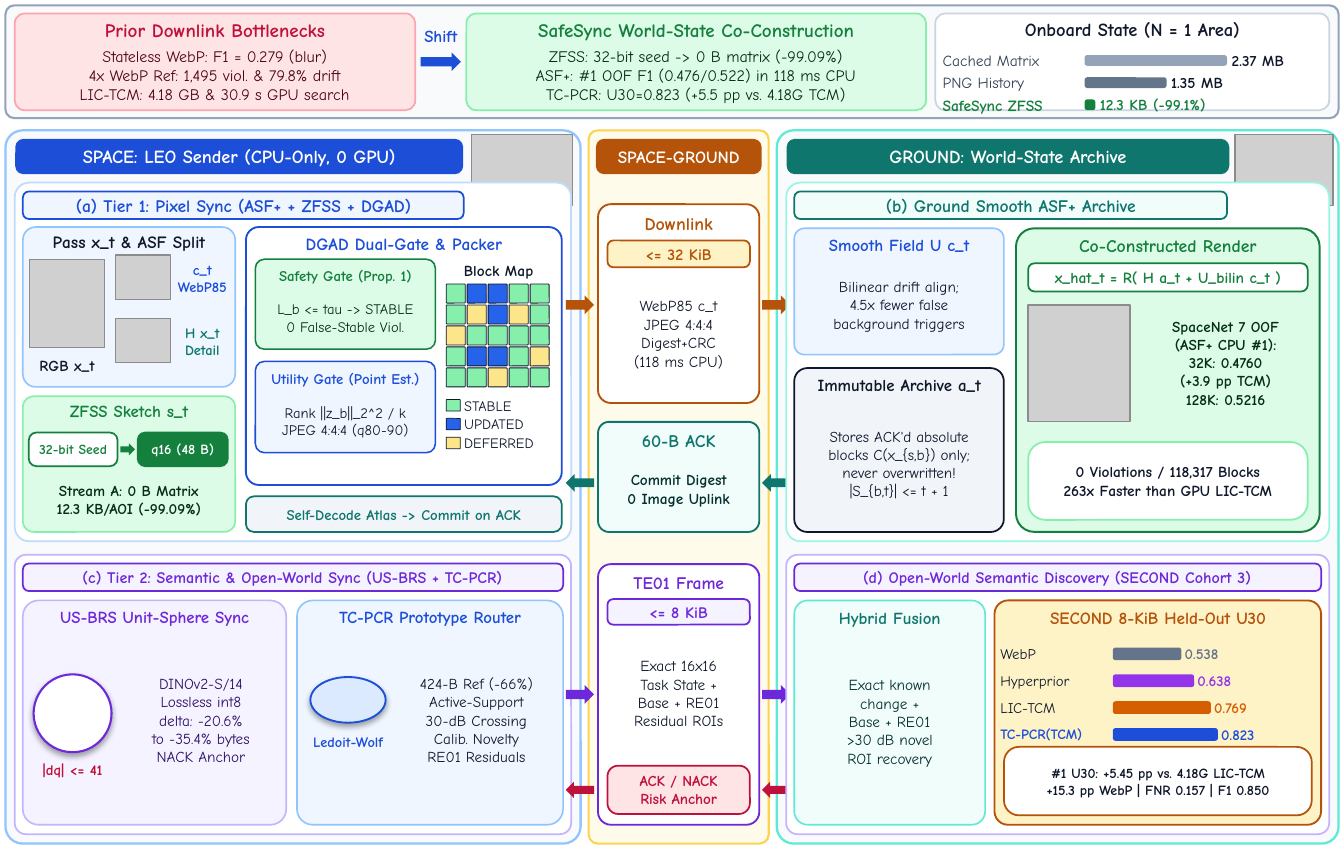
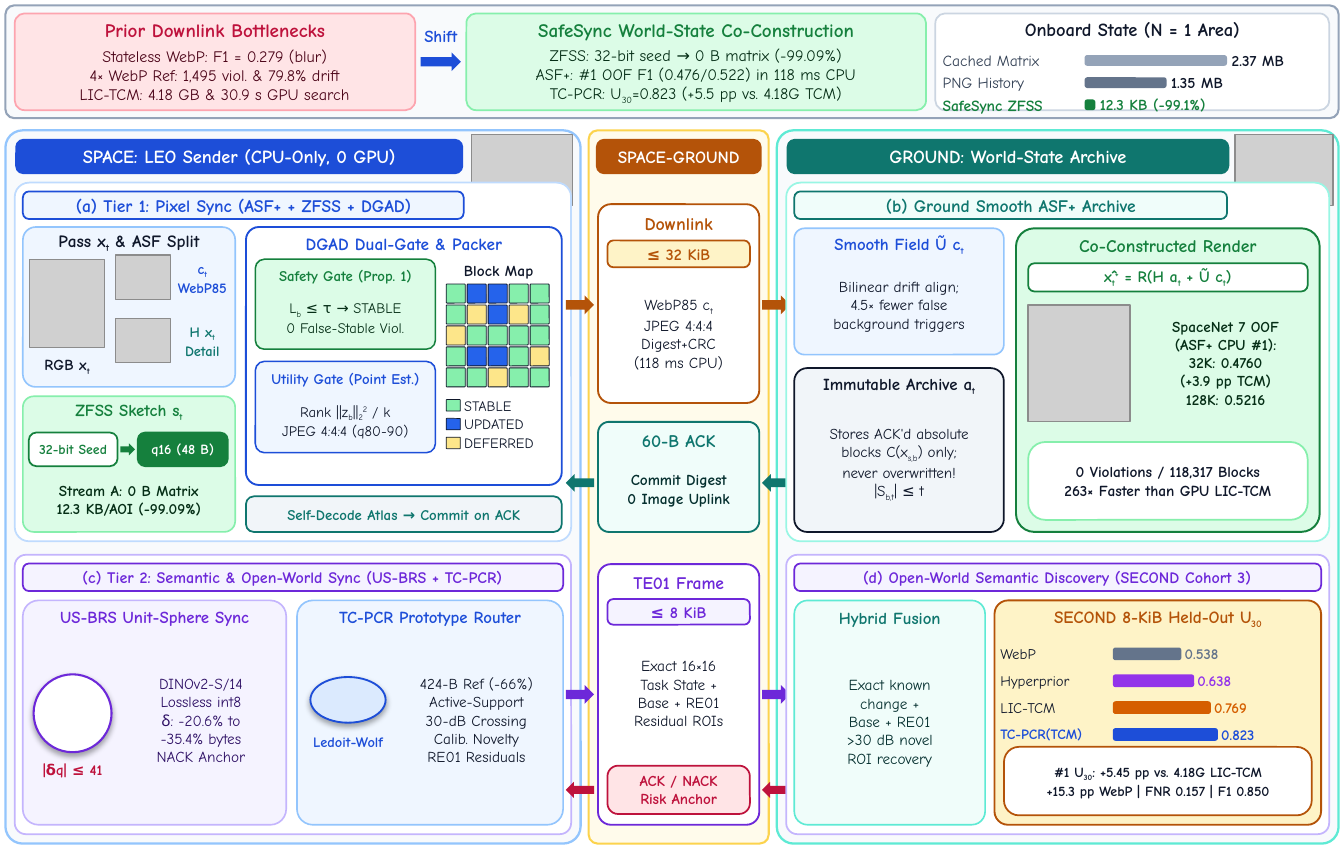
Before and after one commit to WYH302/SafeSync, a slide deck: slide 1 of assets/layered_state.pptx. Drawn at 1344x849 pixels with LibreOffice and Linux fonts; fonts in the diff are those of the drawing; grey boxes stand for pictures. Boxes give left, top, right and bottom in pixels: in the first picture for what was removed or moved away, otherwise in the second. Text is boxed around its words. In the diff, an @@ line names an element or a change of style, - is before the commit and + after.

Commit message:
Upgrade Fig. 1 math typography & PPTX subscripts and Fig. 3 6-way SOTA visual comparison

```diff
--- a/assets/layered_state.pptx
+++ b/assets/layered_state.pptx
@@ text at (550,48,842,63): text changed @@
-ZFSS: 32-bit seed -> 0 B matrix (-99.09%)
+ZFSS: 32-bit seed → 0 B matrix (-99.09%)
@@ text at (90,70,340,83): text changed @@
-4x WebP Ref: 1,495 viol. & 79.8% drift
+4× WebP Ref: 1,495 viol. & 79.8% drift
@@ text at (550,86,841,102): now subscript in "U30=0.823" @@
@@ text at (58,235,199,250): text changed @@
-Pass x_t & ASF Split
+Pass xt & ASF Split
@@ text at (834,238,937,250): text changed @@
-Smooth Field U c_t
+Smooth Field Ũ ct
@@ text at (193,265,212,276): text changed @@
-c_t
+ct
@@ text in rounded rectangle at (666,249,711,260): text changed @@
-<= 32 KiB
+≤ 32 KiB
@@ text at (644,299,697,310): text changed @@
-WebP85 c_t
+WebP85 ct
@@ text at (851,299,947,310): text changed @@
-4.5x fewer false
+4.5× fewer false
@@ text in rounded rectangle at (1104,270,1201,286): text changed; size 8.3 to 8.5 pt @@
-x_hat_t = R( H a_t + U_bilin c_t )
+x̂t+ = R(H at + Ũ ct)
@@ text at (190,327,200,337): text changed @@
-H x_t
+H xt
@@ text at (323,303,401,313): text changed @@
-L_b <= tau -> STABLE
+Lb ≤ τ → STABLE
@@ text at (44,359,73,370): text changed @@
-RGB x_t
+RGB xt
@@ text at (823,378,958,390): text changed @@
-Immutable Archive a_t
+Immutable Archive at
@@ text at (75,404,166,416): text changed @@
-ZFSS Sketch s_t
+ZFSS Sketch st
@@ text at (300,406,390,420): text changed @@
-Rank ||z_b||_2^2 / k
+Rank ||zb||22 / k
@@ text at (841,445,957,462): text changed @@
-blocks C(x_{s,b}) only;
+blocks C(xs,b) only;
@@ text at (886,486,924,501): text changed @@
-|S_{b,t}| <= t + 1
+|Sb,t| ≤ t
@@ text in rounded rectangle at (1064,485,1272,496): text changed @@
-263x Faster than GPU LIC-TCM
+263× Faster than GPU LIC-TCM
@@ text in rounded rectangle at (287,510,520,520): text changed @@
-Self-Decode Atlas -> Commit on ACK
+Self-Decode Atlas → Commit on ACK
@@ text in rounded rectangle at (670,607,707,624): text changed @@
-<= 8 KiB
+≤ 8 KiB
@@ text "SECOND 8-KiB Held-Out U30" at (1054,611,1234,623): now subscript in "U30" @@
@@ text at (641,660,716,671): text changed @@
-Exact 16x16
+Exact 16×16
@@ text at (161,714,241,747): text changed @@
-delta: -20.6%
-to -35.4% bytes
+δ: -20.6% to
+-35.4% bytes
@@ text at (90,765,103,775): text changed @@
-|dq| <= 41
+|δq| ≤ 41
@@ text in rounded rectangle at (1054,767,1262,780): now subscript in "U30:" @@
```
Also in this commit, not shown: 7 other files.
